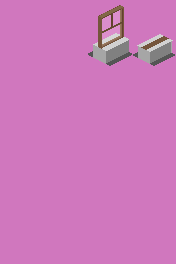
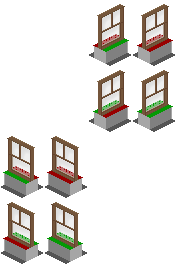
Two versions of the same layered image (176 × 264). Layer-by-layer changes:
added group "window 2 copy 3" with 11 layers above "window 1 copy 3" over [1,202,43,264]
added layer "Layer 56" (1st of 8, in "window 2 copy 3") in group "window 2 copy 3" over [8,205,34,248]
added layer "floor" (1st of 8, in "window 2 copy 3") in group "window 2 copy 3" over [1,242,43,264]
added group "window 1 copy 3" with 11 layers above "window 2 copy 2" over [45,202,87,264]
added layer "Layer 56" (2nd of 8, in "window 1 copy 3") in group "window 1 copy 3" over [52,205,78,248]
added layer "floor" (2nd of 8, in "window 1 copy 3") in group "window 1 copy 3" over [45,242,87,264]
added group "window 2 copy 2" with 11 layers above "window 1 copy 2" over [1,136,43,198]
added layer "Layer 56" (3rd of 8, in "window 2 copy 2") in group "window 2 copy 2" over [8,139,34,182]
added group "window 1 copy 2" with 11 layers above "window 2 copy" over [45,136,87,198]
added layer "Layer 56" (4th of 8, in "window 1 copy 2") in group "window 1 copy 2" over [52,139,78,182]
added group "window 2 copy" with 11 layers above "window 1 copy" over [89,70,131,132]
added layer "Layer 56" (5th of 8, in "window 2 copy") in group "window 2 copy" over [98,73,124,116]
added group "window 1 copy" with 11 layers above "window 2" over [133,70,175,132]
added layer "Layer 56" (6th of 8, in "window 1 copy") in group "window 1 copy" over [142,73,168,116]
added group "window 2" with 11 layers above "window 1" over [89,4,131,66]
added layer "Layer 56" (7th of 8, in "window 2") in group "window 2" over [98,7,124,50]
added group "window 1" with 11 layers above "Layer 3" over [133,4,175,66]
added layer "Layer 56" (8th of 8, in "window 1") in group "window 1" over [142,7,168,50]
removed group "Group 1" (2 layers) over [88,5,132,66]
removed layer "Layer 52" from group "Group 1" over [88,5,132,66]
hid "Layer 3" over [0,0,176,264]
…and 80 more changes (71 added, 2 painted, 2 removed, 1 renamed, 7 stack)
